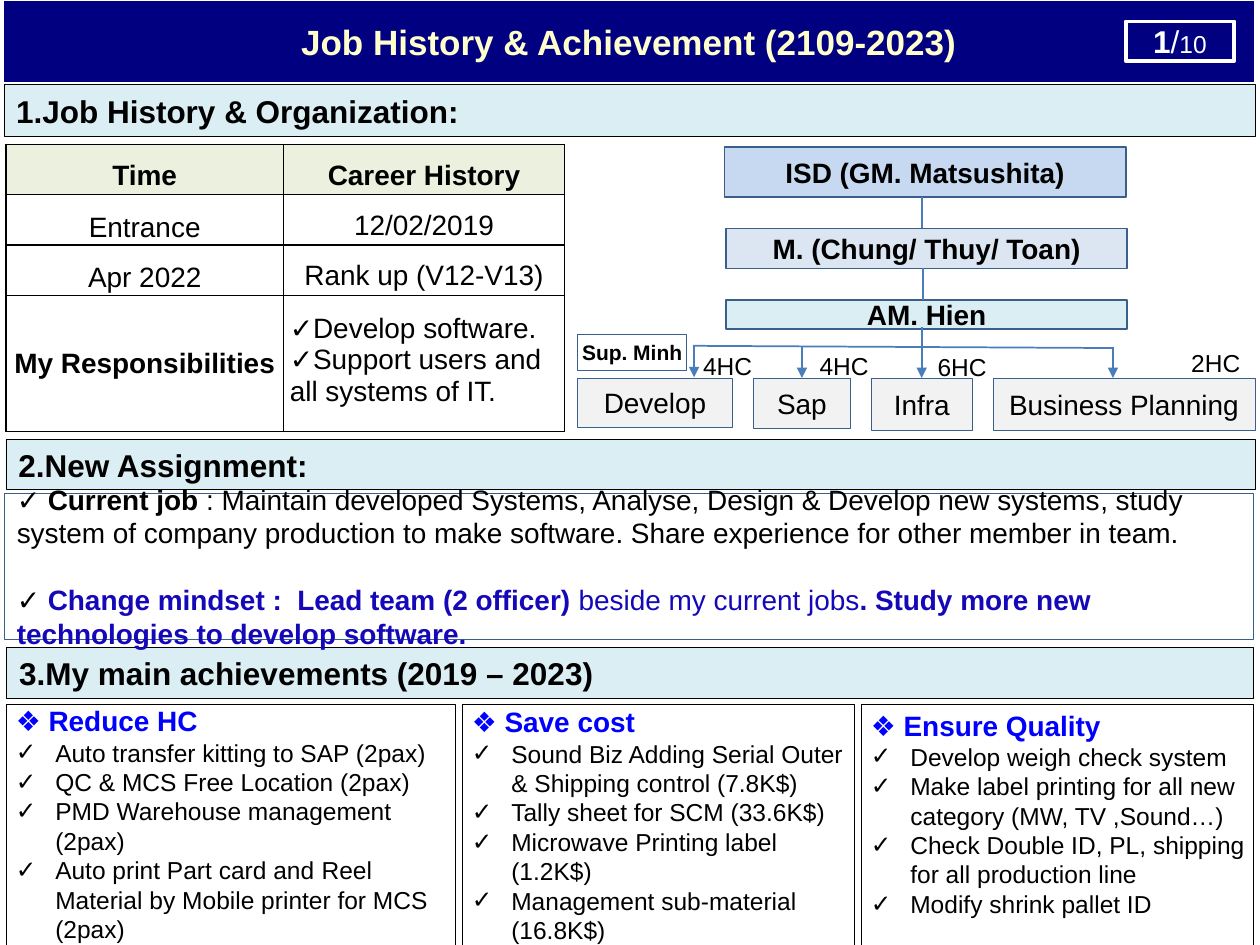
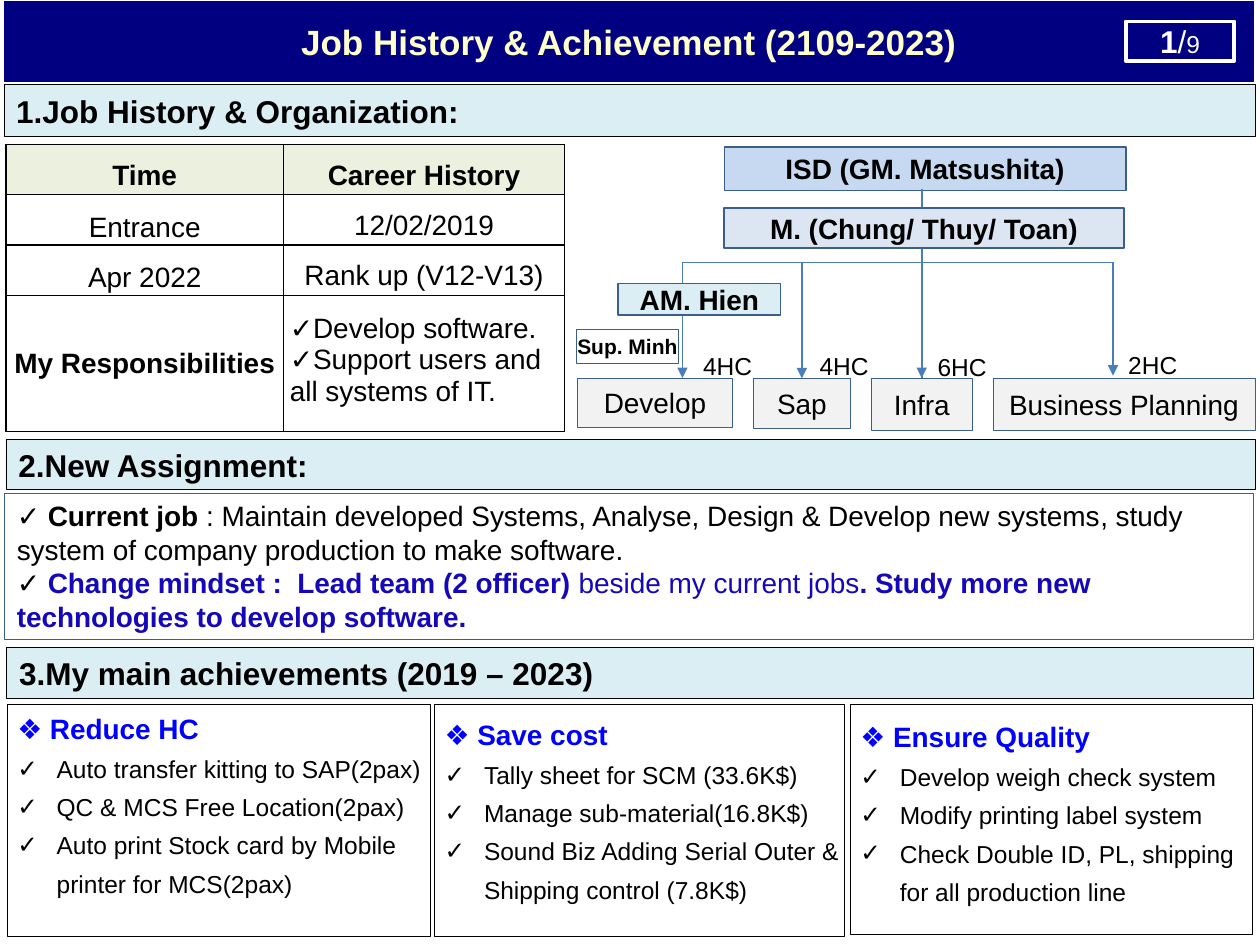
Before and after one commit to thietbicongnghevietnam/ReportPSNV, a slide deck: slide 2 of Report_Nguyen Nhu Minh.pptx. Drawn at 1260x945 pixels with LibreOffice and Linux fonts; fonts in the diff are those of the drawing. Boxes give left, top, right and bottom in pixels: in the first picture for what was removed or moved away, otherwise in the second. Text is boxed around its words. In the diff, an @@ line names an element or a change of style, - is before the commit and + after.

```diff
--- a/Report_Nguyen Nhu Minh.pptx
+++ b/Report_Nguyen Nhu Minh.pptx
@@ text in rectangle at (1160, 30, 1200, 54): text changed @@
-1/10
+1/9
@@ rectangle "ISD (GM. Matsushita)": place and size @@
-rectangle "ISD (GM. Matsushita)" at (724, 147, 1126, 198)
+rectangle "ISD (GM. Matsushita)" at (724, 147, 1126, 192)
@@ rectangle "M. (Chung/ Thuy/ Toan)": place and size @@
-rectangle "M. (Chung/ Thuy/ Toan)" at (726, 228, 1128, 268)
+rectangle "M. (Chung/ Thuy/ Toan)" at (724, 208, 1124, 248)
@@ line moved from (922, 197) - (922, 228) to (922, 189) - (922, 220) @@
@@ line moved from (693, 345) - (1113, 348) to (683, 262) - (1113, 262) @@
@@ line moved from (922, 268) - (922, 300) to (683, 262) - (683, 284) @@
@@ arrow moved from (801, 346) - (801, 378) to (801, 262) - (801, 378) @@
@@ line moved from (922, 328) - (922, 359) to (922, 246) - (922, 378) @@
@@ arrow moved from (1113, 346) - (1113, 378) to (1113, 262) - (1113, 375) @@
@@ rectangle "AM. Hien": place and size @@
-rectangle "AM. Hien" at (726, 300, 1128, 329)
+rectangle "AM. Hien" at (619, 284, 781, 315)
@@ rectangle "Sup. Minh": place and size @@
-rectangle "Sup. Minh" at (577, 334, 687, 370)
+rectangle "Sup. Minh" at (577, 329, 679, 363)
@@ arrow moved from (694, 345) - (694, 377) to (683, 310) - (683, 378) @@
@@ text "2HC" rewrapped from (1191, 355, 1240, 373) to (1128, 357, 1177, 379) @@
@@ text in rectangle at (17, 505, 1183, 565): text changed @@
-✓ Current job : Maintain developed Systems, Analyse, Design & Develop new systems, study system of company production to make software. Share experience for other member in team.
+✓ Current job : Maintain developed Systems, Analyse, Design & Develop new systems, study system of company production to make software.
@@ rectangle "❖ Reduce HC": place and size @@
-rectangle "❖ Reduce HC" at (6, 704, 456, 945)
+rectangle "❖ Reduce HC" at (8, 704, 431, 936)
@@ rectangle "❖ Reduce HC" at (8, 704, 431, 936): fill #FFFFFF to none @@
@@ text in rectangle at (50, 718, 198, 740): line spacing 1 to 1.3 @@
@@ rectangle "❖ Save cost": place and size @@
-rectangle "❖ Save cost" at (462, 704, 856, 945)
+rectangle "❖ Save cost" at (435, 704, 844, 936)
@@ rectangle "❖ Ensure Quality": place and size @@
-rectangle "❖ Ensure Quality" at (861, 704, 1254, 945)
+rectangle "❖ Ensure Quality" at (850, 704, 1252, 935)
@@ text in rectangle at (477, 725, 815, 904): line spacing 1 to 1.3 @@
@@ text in rectangle at (893, 726, 1233, 906): line spacing 1 to 1.3 @@
@@ text in rectangle at (57, 760, 421, 898): text changed @@
-✓ Auto transfer kitting to SAP (2pax)
-✓ QC & MCS Free Location (2pax)
-✓ PMD Warehouse management (2pax)
-✓ Auto print Part card and Reel Material by Mobile printer for MCS (2pax)
+✓ Auto transfer kitting to SAP(2pax)
+✓ QC & MCS Free Location(2pax)
+✓ Auto print Stock card by Mobile printer for MCS(2pax)
@@ text in rectangle at (484, 766, 808, 827): paragraphs added @@
+✓ Tally sheet for SCM (33.6K$)
+✓ Manage sub-material(16.8K$)
@@ text in rectangle at (511, 803, 825, 944): paragraphs removed @@
-✓ Tally sheet for SCM (33.6K$)
-✓ Microwave Printing label (1.2K$)
-✓ Management sub-material (16.8K$)
@@ text in rectangle at (900, 806, 1203, 829): text changed @@
-✓ Make label printing for all new category (MW, TV ,Sound…)
+✓ Modify printing label system
@@ text in rectangle at (910, 895, 1152, 918): paragraph removed @@
-✓ Modify shrink pallet ID
```
Also in this commit, not shown: 6 other slides changed, 3 slides added, 4 slides removed, 2 other files.
